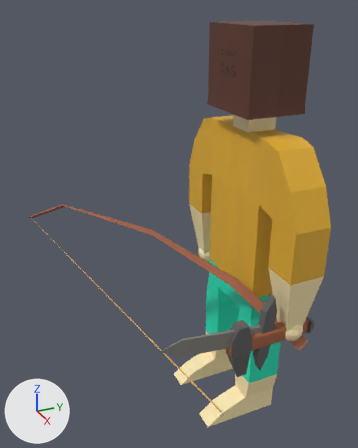
Renders of the FBX model Assets/Resources/PlayerModel/IHmaincharacter.fbx from each side of a commit.
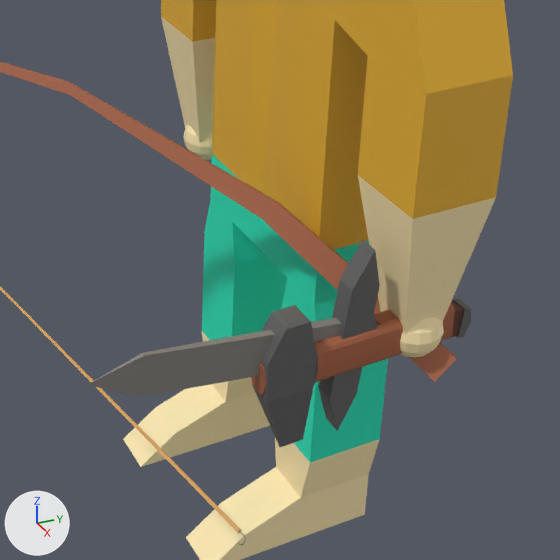
Each version appears first whole from a 50 mm camera at (13.02, -8.39, 13.92) aimed at (-0.54, -2.29, 7.14), and next in a close-up on the part from 35% to 98% of the width and 44% to 94% of the height. The axes (+X, +Y, +Z) are drawn at lower left. The lights are the same throughout. Where no turn or scale is listed for an object, it has been applied to the vertices. Vertices at the same position are counted once.

In view in the first close-up: 'Chest', 'Feet', 'Forearms', 'Left Hand', 'Legs', 'fishing_rod', 'stone_axe', 'stone_sword'.
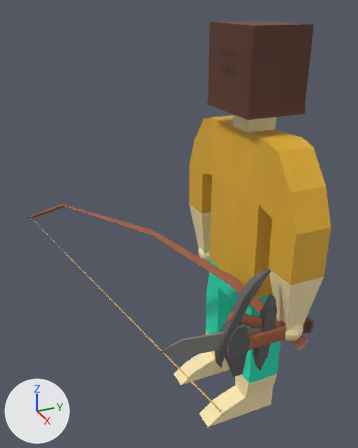
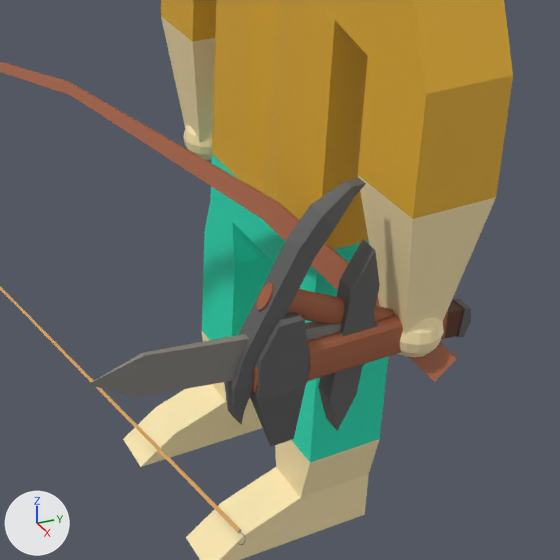
Where the newer file only moved an object's origin or applied its transform, the numbers keep the older frame.

Where the change shows, as pixel boxes [x1, y1, x2, y2] in the close-ups (560 x 560 px):
'stone_axe', mesh turned: before [251, 302, 455, 447]; after [250, 308, 448, 447]
'stone_pickaxe', added: after [224, 178, 394, 425]
    faces in mat_stone (dark grey #616161): [224, 178, 366, 425]
    faces in mat_axewood (brown #a76142): [257, 283, 394, 324]

The change, as a list of edits to the scene's bpy script:
```text
Change me_cube_006:
    where me_cube_006.from_pydata(...)  # 82 vertices, 57 faces; spans x -0.2..0.2, y -1.72..1.01, z -1.26..0.73
    used by ob_stone_axe; location = (2.83, -0.51, 4.53)
    me_cube_006 part 1: the whole mesh is turned -1.2 degrees about the x axis through its middle, then moved by (0.0, -0.11, 0.04)
Add me_cube_009:
    me_cube_009.from_pydata(...)  # 120 vertices, 94 faces; spans x -0.13..0.13, y -0.98..2.07, z -1.45..1.52
    # faces by material slot: [46, 48]
    me_cube_009.materials.append(mat_axewood)  # brown #a76142
    me_cube_009.materials.append(mat_stone)  # dark grey #616161
Add ob_stone_pickaxe:
    ob_stone_pickaxe = bpy.data.objects.new('stone_pickaxe', me_cube_009)
    ob_stone_pickaxe.location = (2.81, -1.62, 5.32)
```
